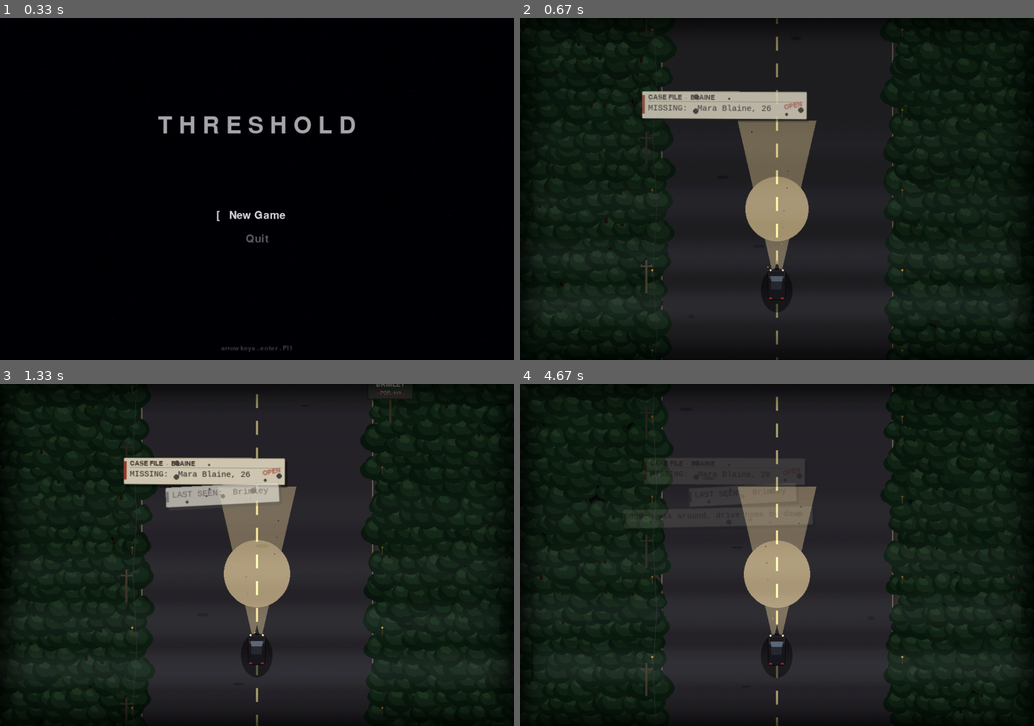
Above: before the commit, frames 1-4 (two rows, left to right).
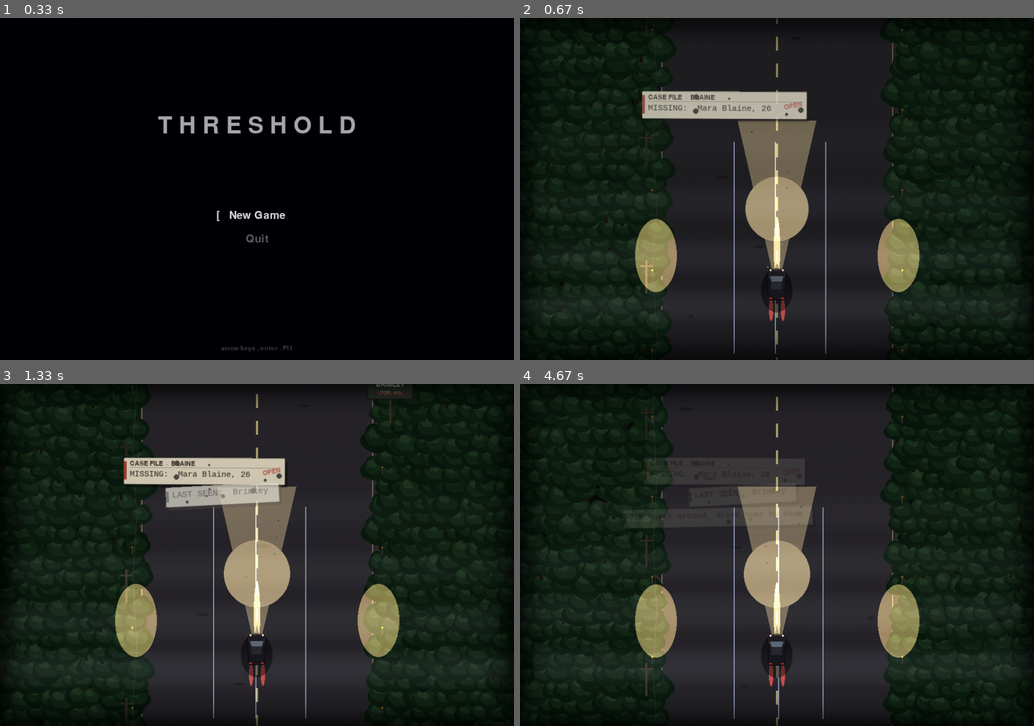
Above: after the commit, the same moments.

Repository: AV-ASU/Threshold
Game: pygame game, started from main.py
Two runs of this game, one before a commit and one after it. Both use one fixed random seed, a clock stepped at 60 frames per second and the inputs below.
Inputs:
- Up to frame 1 (0.33 s): no input
- Up to frame 2 (0.67 s): tap Enter at 0.33 s
- Up to frame 3 (1.33 s): hold Up 0.67-1.13 s
- Up to frame 4 (4.67 s): hold Up 3.43-3.9 s; hold Right 3.98-4.62 s; hold Down from 4.65 s (still down)

Frame 1 is identical in both runs. In frame 2, 3.5% of the frame differs, in the area x 22-78%, y 36-99%; in frame 3, 3.5%; in frame 4, 3.5%, in the area x 22-78%, y 36-98%.

Commit message:
Light the treeline with the headlights; make the opening road wet
Headlights now spill warm onto the inner edge of each forest band, beside
and just ahead of the car, so the beam visibly touches the woods instead
of leaving them flat (added to the additive headlight glow layer).

The asphalt reads slick: a warm streak where the headlights mirror back
toward the car, faint cold reflective streaks shimmering in the lit
near-field (scaled by the headlight strength so they fade as the engine
dies), and the taillights bleeding red onto the road behind the car --
which persists after the engine dies, since the taillights run off the
battery.

https://claude.ai/code/session_01WrwS5i6eVUcuwZtzFH1N9w

Diff:
--- a/systems/game.py
+++ b/systems/game.py
@@ -2812,6 +2812,48 @@
         if 0 <= sign_y <= H + 60:
             self._draw_road_sign(s, rx1 + 28, sign_y, light)
 
+        # Wet asphalt -- the road reads slick. A cool sheen reflecting the
+        # night sky down the lane, a warm streak where the headlights mirror
+        # back toward the car, and the taillights bleeding red onto the road
+        # behind it. All additive over the dark asphalt.
+        gy = cy - int(H * 0.20)
+        sheen = 0.30 + 0.70 * light       # the slick fades as the lights die
+        wet = pygame.Surface((W, H), pygame.SRCALPHA)
+        # Thin cold reflective streaks down the wet lane (shimmer slightly),
+        # concentrated in the lit near-field so they read as reflections, not
+        # painted lines, and fade out up the dark road.
+        for sf, amp in ((0.32, 3), (0.5, 2), (0.7, 3)):
+            sx = int(rx0 + road_w * sf + math.sin(t * 0.7 + sf * 10) * 3)
+            for i in range(5, 0, -1):
+                f = i / 5
+                rw = max(1, int(3 * f))
+                a = int(amp * (1 - f) * sheen)
+                if a > 0:
+                    pygame.draw.ellipse(wet, (104, 116, 140, a),
+                                        (sx - rw, cy - int(H * 0.42), 2 * rw,
+                                         int(H * 0.62)))
+        # Warm streak where the headlights mirror back toward the car.
+        for i in range(7, 0, -1):
+            f = i / 7
+            rw = max(1, int(8 * f))
+            a = int(20 * (1 - f) * light)
+            if a > 0:
+                pygame.draw.ellipse(wet, (150, 134, 90, a),
+                                    (cx - rw, gy, 2 * rw,
+                                     max(2, int((cy - gy) * 0.95))))
+        # Taillights bleeding red onto the road behind the car (battery: they
+        # stay lit even when the engine's dead, so this persists -- subtly).
+        for txo in (-11, 11):
+            for i in range(8, 0, -1):
+                f = i / 8
+                rw = max(1, int(5 * f))
+                a = int(15 * (1 - f))
+                if a > 0:
+                    pygame.draw.ellipse(wet, (165, 40, 30, a),
+                                        (cx + txo - rw, cy + 24, 2 * rw,
+                                         int(50 * f)))
+        s.blit(wet, (0, 0), special_flags=pygame.BLEND_RGBA_ADD)
+
         # Drifting ground mist -- low cool bands the headlights catch. Each
         # band's alpha feathers to nothing at its top and bottom edges (a
         # triangular falloff) so there are no hard horizontal seams.
@@ -2847,6 +2889,19 @@
             if a > 0:
                 pygame.draw.ellipse(glow, (132, 116, 78, a),
                                     (gx - rw, gy - int(rh * 0.62), 2 * rw, rh))
+        # Headlights licking the near treeline -- warm spill on the inner
+        # edge of each forest band, beside and just ahead of the car, so the
+        # beam visibly touches the woods instead of leaving them flat.
+        for ex in (rx0 - 6, rx1 + 6):
+            for i in range(11, 0, -1):
+                f = i / 11
+                rw = int(48 * f)
+                rh = int(168 * f)
+                a = int(11 * (1 - f) * light)
+                if a > 0:
+                    pygame.draw.ellipse(glow, (124, 104, 62, a),
+                                        (ex - rw, (cy - 56) - int(rh * 0.5),
+                                         2 * rw, rh))
         s.blit(glow, (0, 0), special_flags=pygame.BLEND_RGBA_ADD)
 
         # Dust / moths drifting up through the headlight beam -- a little
